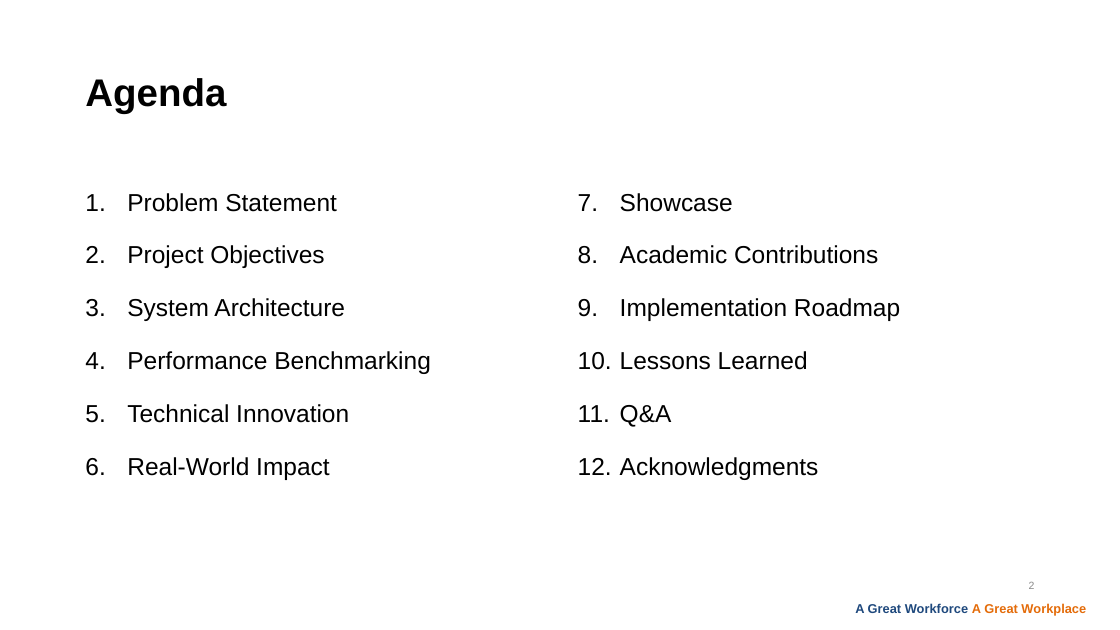
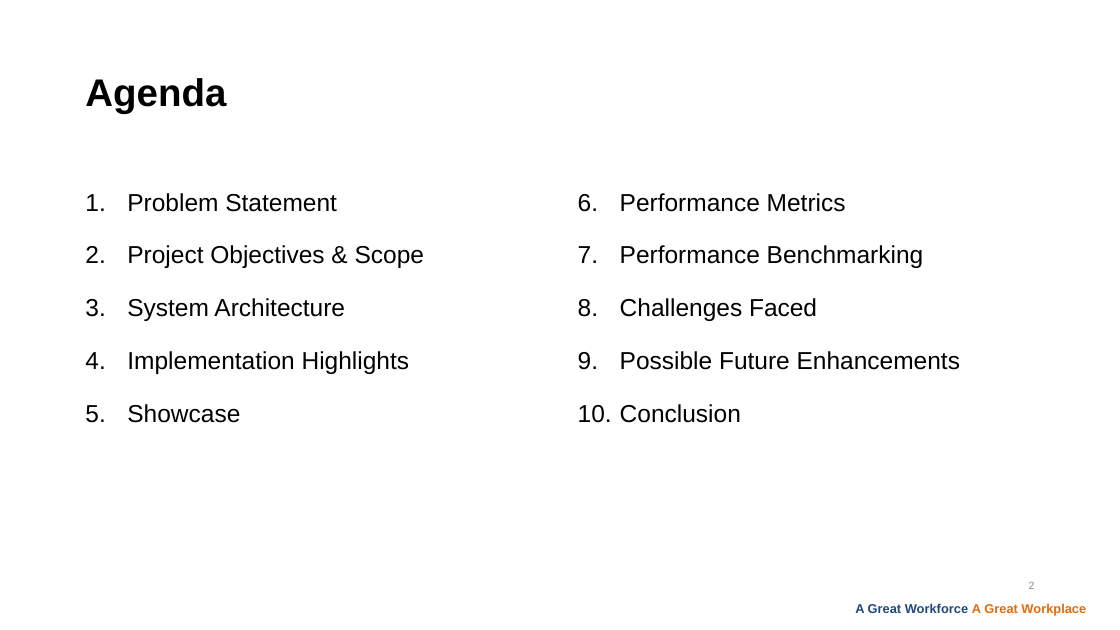
Before and after one commit to 1lhc/database, a slide deck: slide 2 of Presentation1.pptx. Drawn at 1120x630 pixels with LibreOffice and Linux fonts; fonts in the diff are those of the drawing; background and template pictures are left out. Boxes give left, top, right and bottom in pixels: in the first picture for what was removed or moved away, otherwise in the second. Text is boxed around its words. In the diff, an @@ line names an element or a change of style, - is before the commit and + after.

```diff
--- a/Presentation1.pptx
+++ b/Presentation1.pptx
@@ text at box(620, 193, 960, 423): text changed @@
-7. Showcase
-8. Academic Contributions
-9. Implementation Roadmap
-10. Lessons Learned
-11. Q&A
-12. Acknowledgments
+6. Performance Metrics
+7. Performance Benchmarking
+8. Challenges Faced
+9. Possible Future Enhancements
+10. Conclusion
@@ text at box(127, 245, 424, 268): text changed @@
-2. Project Objectives
+2. Project Objectives & Scope
@@ text at box(127, 351, 410, 423): text changed @@
-4. Performance Benchmarking
-5. Technical Innovation
-6. Real-World Impact
+4. Implementation Highlights
+5. Showcase
```
Also in this commit, not shown: 4 other slides changed, 7 slides added, 8 slides removed.
